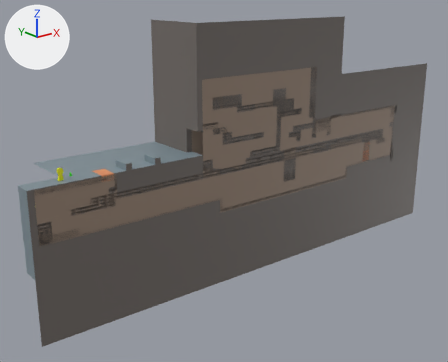
Two versions of the FBX model SOURCE/Assets/Props/Level_Prot/Level_1.fbx, one commit apart.
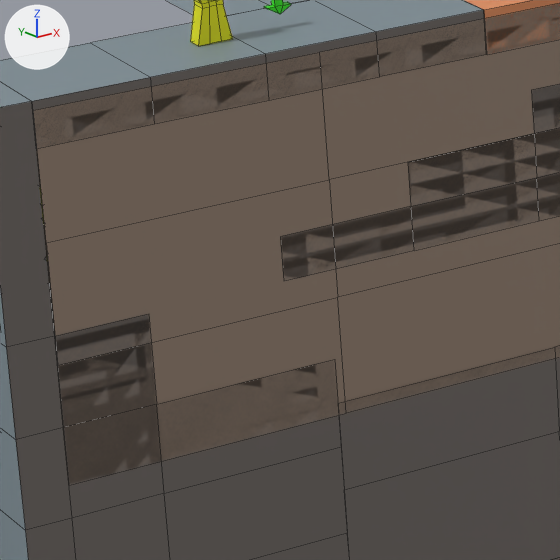
The first picture shows the older version from a 50 mm lens placed at (-0.353, -0.785, 0.267), pointed at (0.323, 0.06, -0.071). The close-ups show both versions on the part from 6% to 25% of the width and 48% to 71% of the height of that picture; other places that the commit changed are outside them. Every picture has the same lights, and +X, +Y and +Z are marked at upper left. The close-ups show mesh edges as thin lines. Where no turn or scale is listed for an object, it has been applied to the vertices. Vertices at the same position are counted once.

Script lines for the objects in view, before the commit:
```python
me_doors_lv_1 = bpy.data.meshes.new('Doors_lv_1')
me_doors_lv_1.from_pydata(...)  # 124 vertices, 112 faces; spans x -0.0568..0.0026, y -0.0019..0.0019, z -0.0297..0.0283
# faces by material slot: [94, 18]
me_doors_lv_1.materials.append(mat_door)  # yellow #e7e700
me_doors_lv_1.materials.append(mat_start)  # green #36e714
me_level_1_005 = bpy.data.meshes.new('Level_1_005')
me_level_1_005.from_pydata(...)  # 119 vertices, 92 faces; spans x -0.01..0.38, y -0.015..0.015, z -0.04..0.02
# faces by material slot: [46, 46]
me_level_1_005.materials.append(mat_ground)  # grey #808f97
me_level_1_005.materials.append(mat_profile)  # grey #726b66
me_level_1_006 = bpy.data.meshes.new('Level_1_006')
me_level_1_006.from_pydata(...)  # 52 vertices, 36 faces; spans x -0.0702..0.0398, y -0.015..0.015, z -0.12..0.01
# faces by material slot: [20, 16]
me_level_1_006.materials.append(mat_ground)  # grey #808f97
me_level_1_006.materials.append(mat_profile)  # grey #726b66
ob_doors_lv_1 = bpy.data.objects.new('Doors_lv_1', me_doors_lv_1)
ob_doors_lv_1.location = (0.0, 0.0, 0.0)
ob_level_1_005 = bpy.data.objects.new('Level_1_005', me_level_1_005)
ob_level_1_005.location = (0.0, 0.0, 0.0)
ob_level_1_006 = bpy.data.objects.new('Level_1_006', me_level_1_006)
ob_level_1_006.location = (0.0, 0.0, 0.0)
# also in view: 'Level1_BG' at (0.105, 0.063, 0.113); 'Breakables_lv_1' at (0.34, 0.0, -0.03); 'Level1_LightBlock' at (0.327, -0.015, 0.017); 'Level_1' at (0.285, 0.0, -0.095)
```
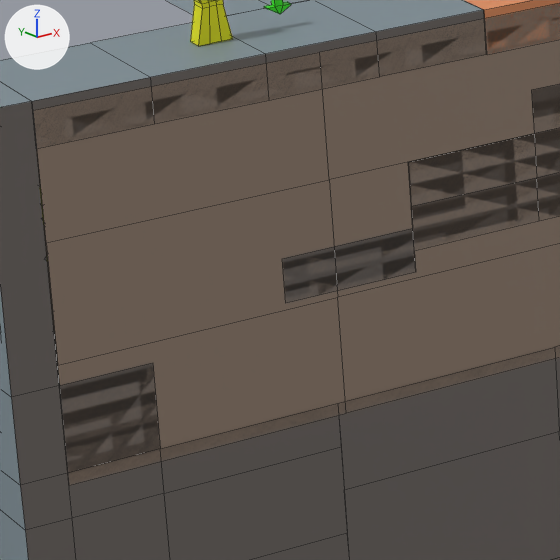
Location of each change, (x1, y1, x2, y2) in pixels of the close-ups (560 x 560 px; the box of a moved part takes in the faces that stretch with it):
'Level_1_005', reshaped: before (281, 84, 560, 281); after (282, 84, 560, 303)
part 1 of me_level_1_005, moved or reshaped: before (281, 207, 414, 281); after (282, 228, 416, 303)
part 2 of me_level_1_006, moved or reshaped: (0, 101, 341, 530) in both

The edits, one by one:
me_level_1_006 has 52 vertices, 36 faces and spans x -0.0702..0.0398, y -0.015..0.015, z -0.12..0.01.
me_level_1_006 is used by ob_level_1_006; location (0.0, 0.0, 0.0).
me_level_1_006 part 2: all 13 vertices in x -0.0702..0.0, y -0.015..0.015, z -0.06..-0.04 are scaled about their middle by (1, 1, 0.96), then moved by (0.0, 0.0, -0.0104).
me_level_1_005 is used by ob_level_1_005; location (0.0, 0.0, 0.0).
me_level_1_005 had 119 vertices, 92 faces and spanned x -0.01..0.38, y -0.015..0.015, z -0.04..0.02.
me_level_1_005 now has 122 vertices, 93 faces and spans x -0.01..0.38, y -0.015..0.015, z -0.045..0.02.
Part 1, on me_level_1_005:
3 vertices are removed from x -0.01..0.02, y -0.015..0.015, z -0.04..-0.03.
5 faces are deleted.
2 vertices move from x -0.01, y 0.015, z -0.04..-0.03 to x -0.01..0.02, y 0.015, z -0.045.
6 vertices are added at (-0.01, 0.015, -0.035), (-0.01, -0.015, -0.045), (-0.01, -0.015, -0.035), (0.02, -0.015, -0.045), (0.02, -0.015, -0.035), (0.02, 0.015, -0.035).
5 new faces join them, mat_ground (grey #808f97).
1 new face joins them, mat_profile (grey #726b66).
